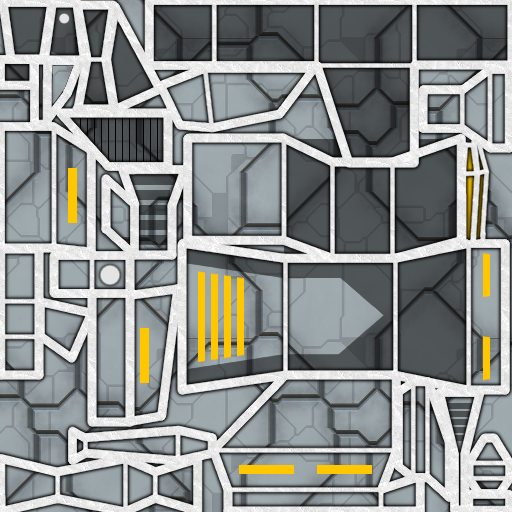
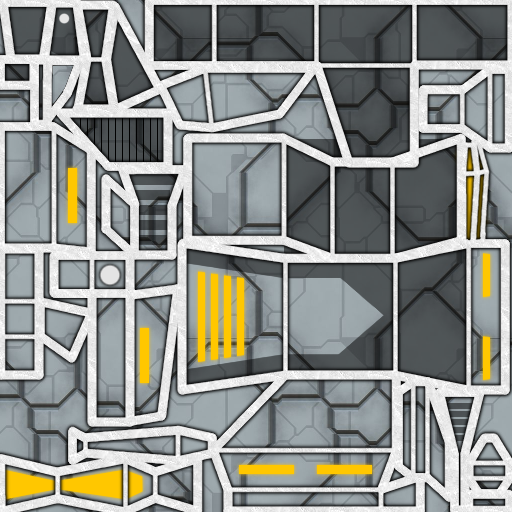
Layer changes from the first 512px x 512px image to the second:
added layer "light copia" above "light" over [5, 149, 494, 502]
painted on "light" over [5, 469, 143, 500]
